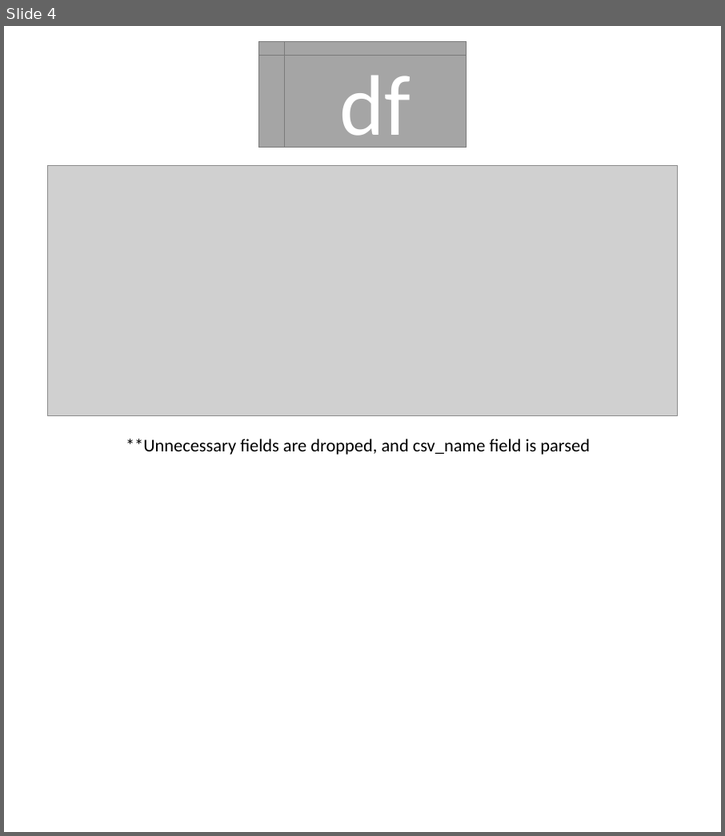
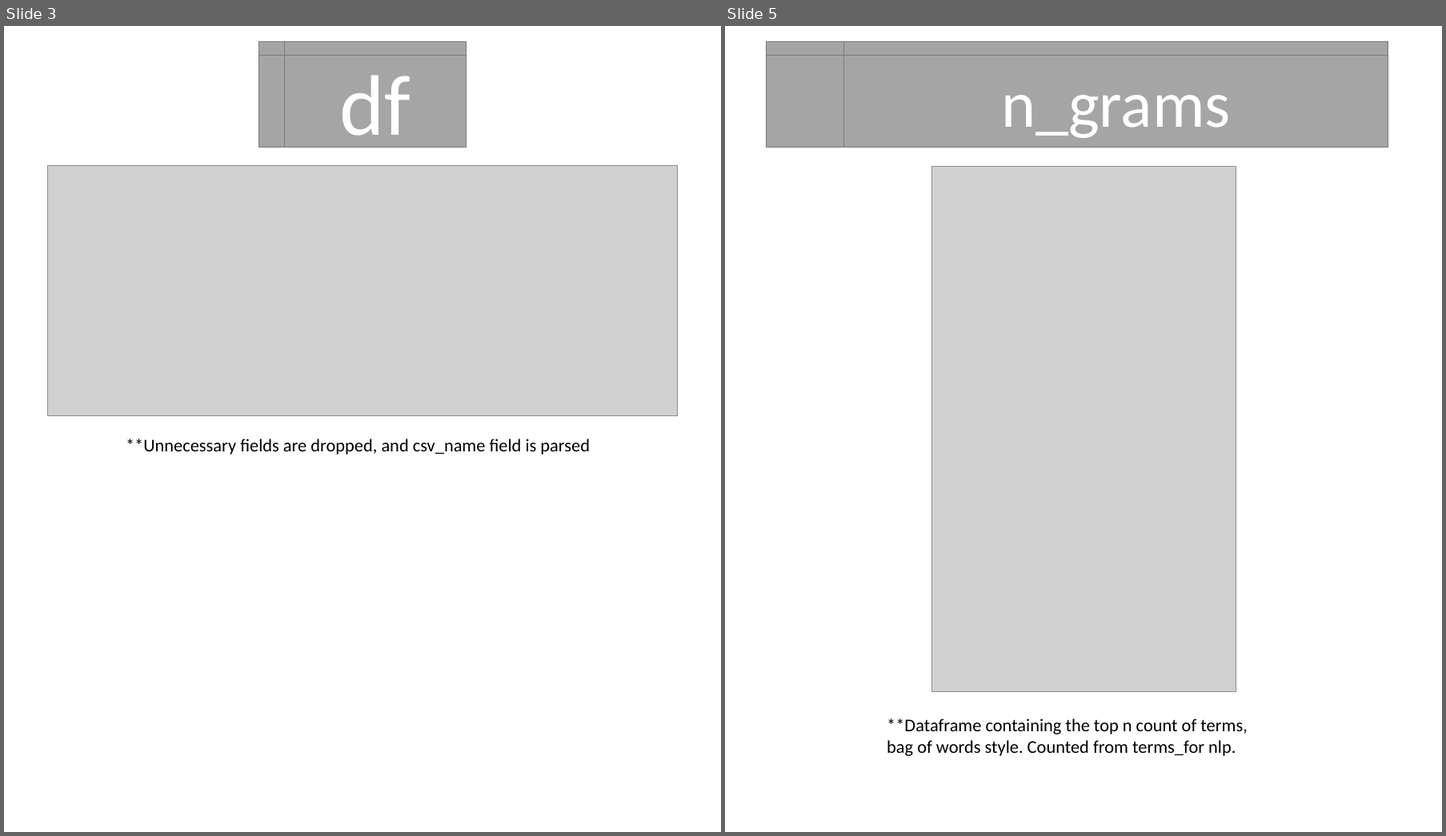
Before and after one commit to carycox97/dse_nlp, a slide deck: nlp_map.pptx. Shown side by side, each under a label of ours: slide 4 before the commit, slides 3 and 5 after it; the slides between them are not shown. The pictures are 725x836 and 1446x836 pixels, drawn with LibreOffice and Linux fonts; fonts in the diff are those of the drawing; grey boxes stand for pictures. Boxes give left, top, right and bottom in pixels: in the first picture for what was removed or moved away, otherwise in the second. Text is boxed around its words. In the diff, an @@ line names an element or a change of style, - is before the commit and + after.

```diff
--- a/nlp_map.pptx
+++ b/nlp_map.pptx
@@ slide 5 added at [725,26,1442,832], background #FFFFFF @@
@@ flow chart internal storage added at [766,42,1388,148], fill #A5A5A5, outline #7A7A7A 1 pt, 88 pt, text #FFFFFF @@
+n_grams
@@ picture added at [931,166,1235,692] @@
@@ text added at [887,719,1247,756], 24 pt, text #000000 @@
+**Dataframe containing the top n count of terms, bag of words style. Counted from terms_for nlp.
@@ what was slide 4 is now slide 3 @@
```
Also in this commit, not shown: 4 slides changed, 2 other slides added, 2 slides removed, 4 other files.
